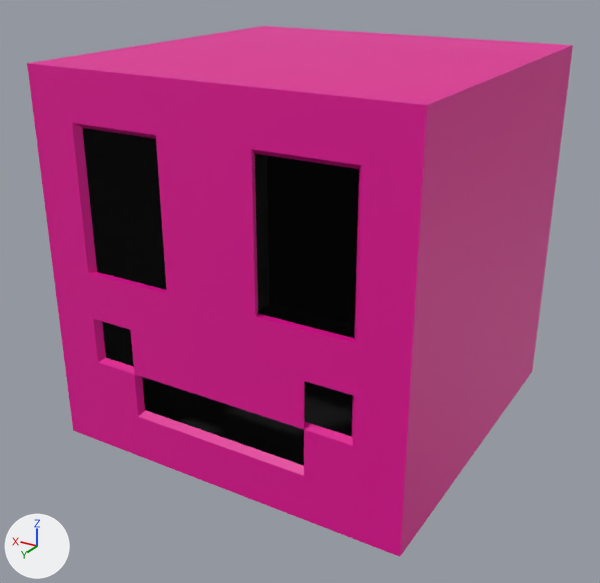
The glTF model assets/meshes/smiley_box/scene.gltf, before and after one commit.
Both versions are drawn from a camera (50 mm lens) standing at (-2.21, 3.9, 1.61) and looking at (0.03, 0.15, -0.26). The axes (+X, +Y, +Z) are drawn at lower left. The lights are the same throughout. Where no turn or scale is listed for an object, it has been applied to the vertices.
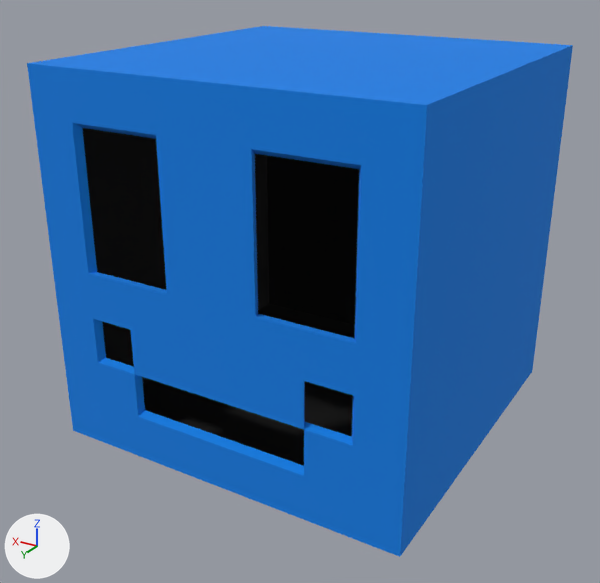
What differs and where, as boxes [x1, y1, x2, y2] in the pictures (600 x 583 px):
'Cube.001', recoloured, surface changed (pink to blue)
    both: [27, 26, 573, 557]

What changed in the scene script:
```text
Change mat_material_001:
    mat_material_001.base_color: (0.8, 0.0, 0.309) -> (0.0, 0.21, 0.8)  # pink #e70097 -> blue #007ee7
    mat_material_001.roughness: 0.5 -> 1.0
```
